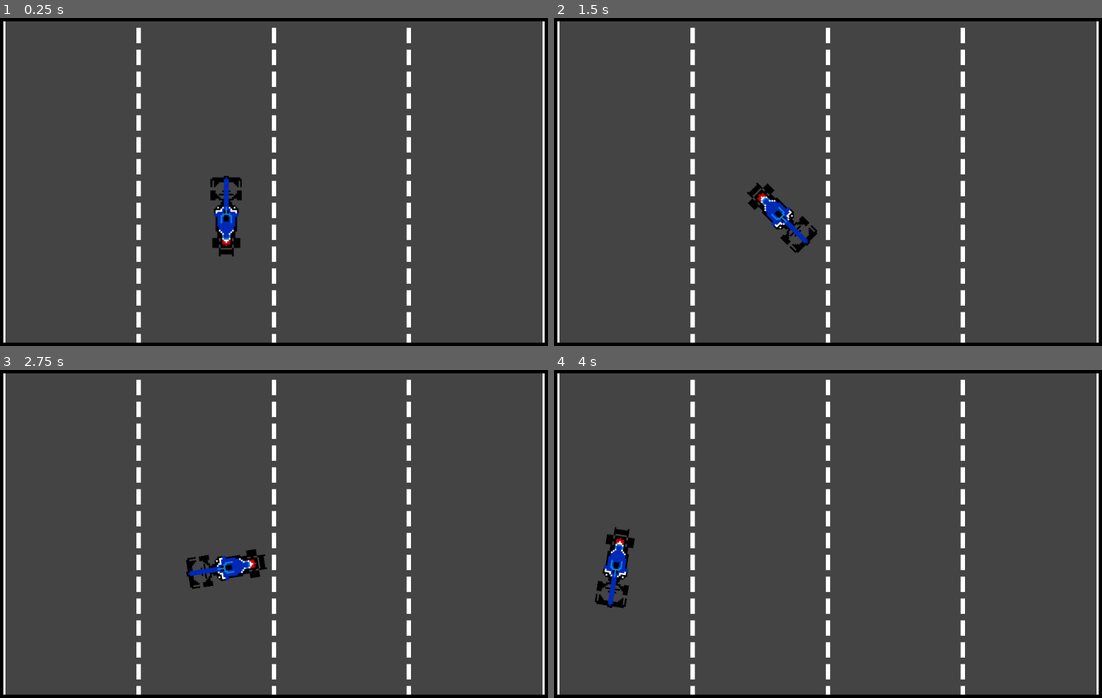
Above: before the commit, frames 1-4 (two rows, left to right).
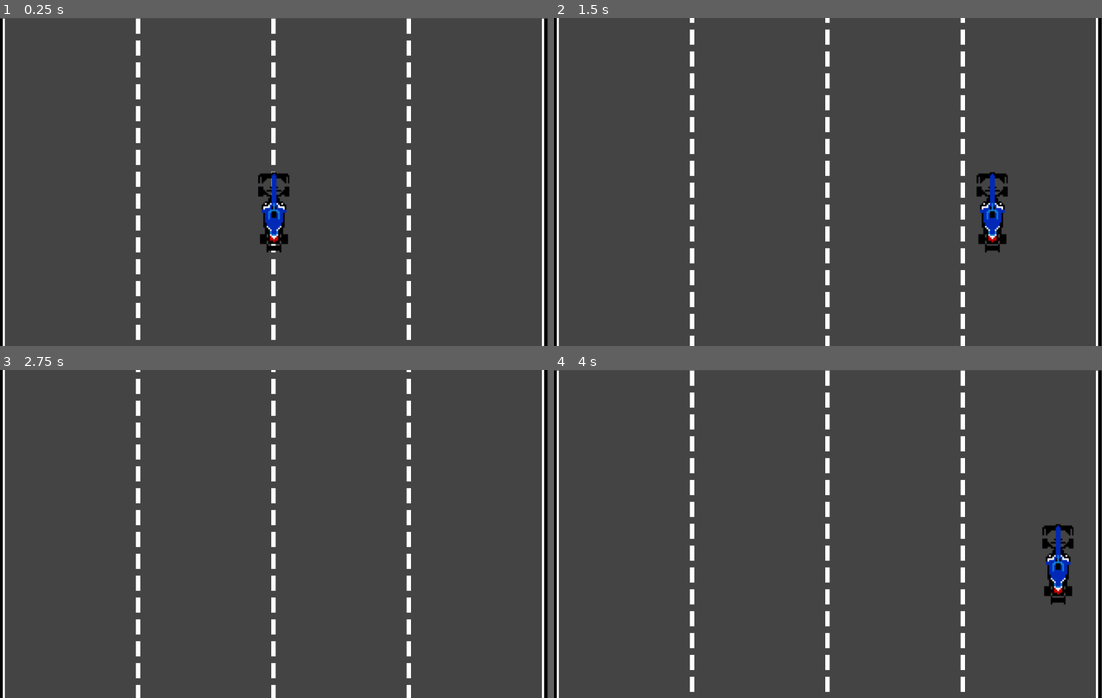
Above: after the commit, the same moments.

Repository: darth152/2d-racing-game
Game: Godot game, scene res://Track1.tscn
Same seed, same stepped clock (60 frames per second), same inputs: the game is played once before the commit and once after it.
Inputs:
- Up to frame 1 (0.25 s): no input
- Up to frame 2 (1.5 s): tap Enter at 0.5 s; hold Right (ui_right) 0.53-1.28 s; hold Down (ui_down) from 1.28 s (still down)
- Up to frame 3 (2.75 s): tap Space at 2 s; release Down (ui_down) at 2.03 s; hold Right (ui_right) from 2.03 s (still down)
- Up to frame 4 (4 s): release Right (ui_right) at 2.78 s; hold Up (ui_up) 2.78-3.53 s; hold Left (ui_left) from 3.53 s (still down)

The runs differ from the first frame. In frame 1, 6.2% of the frame differs, in the area x 0-100%, y 0-100%; in frame 2, 5.3%; in frame 3, 4.3%; in frame 4, 6.3%.

Commit message:
Add files via upload

Diff:
--- a/2d racing game/F1Blue.gd
+++ b/2d racing game/F1Blue.gd
@@ -4,15 +4,10 @@
 var speed = 400.0
 
 func _process(delta):
-	var direction = 0
+	var velocity = Vector2.ZERO
 	if Input.is_action_pressed("ui_left"):
-		direction = -1
+		velocity = Vector2.LEFT.rotated(rotation) * speed
+
 	if Input.is_action_pressed("ui_right"):
-		direction = 1
-	rotation += angular_speed * direction * delta
-
-	var velocity = Vector2.ZERO
-	if Input.is_action_pressed("ui_up"):
-		velocity = Vector2.UP.rotated(rotation) * speed
-
+		velocity = Vector2.RIGHT.rotated(rotation) * speed
 	position += velocity * delta
--- /dev/null
+++ b/2d racing game/ParallaxBackground.gd
@@ -0,0 +1,20 @@
+extends ParallaxBackground
+
+
+# Declare member variables here. Examples:
+# var a = 2
+# var b = "text"
+
+
+# Called when the node enters the scene tree for the first time.
+func _ready():
+	pass # Replace with function body.
+
+
+# Called every frame. 'delta' is the elapsed time since the previous frame.
+func _process(delta):
+	if Input.is_action_pressed("ui_up"):
+		scroll_offset. y += 5
+	if Input.is_action_pressed("ui_down"):
+		scroll_offset. y += -5
+#	pass
--- a/2d racing game/Track1.tscn
+++ b/2d racing game/Track1.tscn
@@ -1,14 +1,23 @@
-[gd_scene load_steps=4 format=2]
+[gd_scene load_steps=5 format=2]
 
-[ext_resource path="res://F1Blue.gd" type="Script" id=1]
-[ext_resource path="res://track1.png" type="Texture" id=3]
-[ext_resource path="res://f1blue.png" type="Texture" id=5]
+[ext_resource path="res://ParallaxBackground.gd" type="Script" id=1]
+[ext_resource path="res://track.png" type="Texture" id=2]
+[ext_resource path="res://f1blue.png" type="Texture" id=3]
+[ext_resource path="res://F1Blue.gd" type="Script" id=4]
 
-[node name="Track1" type="Sprite"]
-position = Vector2( 500, 300 )
-texture = ExtResource( 3 )
+[node name="track" type="Node2D"]
+
+[node name="ParallaxBackground" type="ParallaxBackground" parent="."]
+script = ExtResource( 1 )
+
+[node name="ParallaxLayer" type="ParallaxLayer" parent="ParallaxBackground"]
+motion_mirroring = Vector2( 0, 600 )
+
+[node name="Sprite" type="Sprite" parent="ParallaxBackground/ParallaxLayer"]
+position = Vector2( 499, 301 )
+texture = ExtResource( 2 )
 
 [node name="F1Blue" type="Sprite" parent="."]
-position = Vector2( -87, 62 )
-texture = ExtResource( 5 )
-script = ExtResource( 1 )
+position = Vector2( 500, 355 )
+texture = ExtResource( 3 )
+script = ExtResource( 4 )
Binary file added: 2d racing game/track.png
Not shown, added: 2d racing game/track.png.import
Not shown, added: 2d racing game/Thumbs.db
Not shown, changed: 2d racing game/track.piskel
